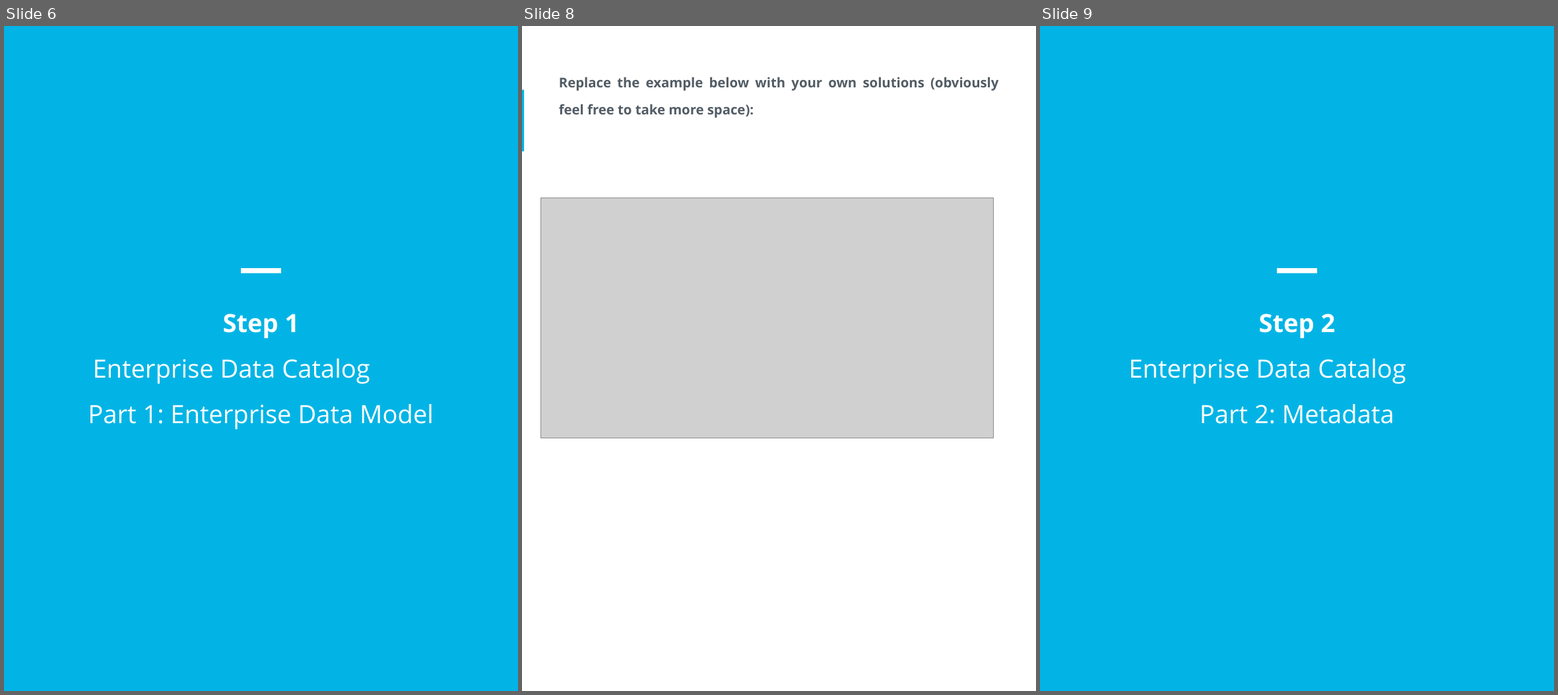
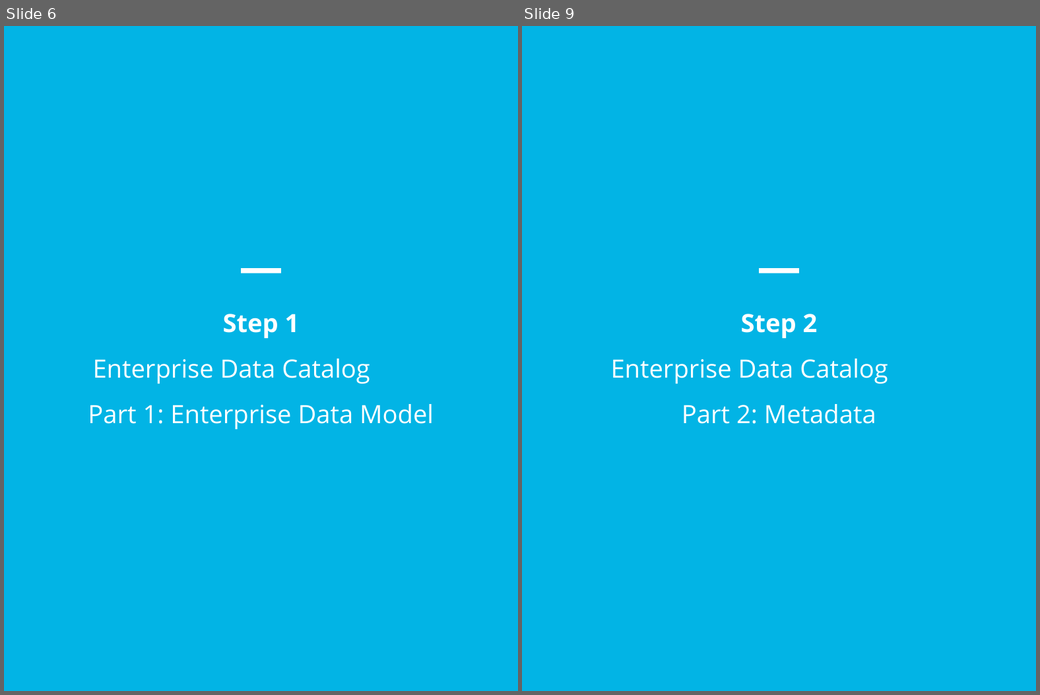
Before and after one commit to fuongcao/udacity-data-achitect, a slide deck: 4- Data Governance at SneakerPark/DataGovernanceAtSneakerPark.pptx. Shown side by side, each under a label of ours: slides 6, 8 and 9 before the commit, slides 6 and 9 after it; the slides between them are not shown. The pictures are 1558x695 and 1040x695 pixels, drawn with LibreOffice and Linux fonts; fonts in the diff are those of the drawing; grey boxes stand for pictures. Boxes give left, top, right and bottom in pixels: in the first picture for what was removed or moved away, otherwise in the second. Text is boxed around its words. In the diff, an @@ line names an element or a change of style, - is before the commit and + after.

```diff
--- a/4- Data Governance at SneakerPark/DataGovernanceAtSneakerPark.pptx
+++ b/4- Data Governance at SneakerPark/DataGovernanceAtSneakerPark.pptx
@@ slide 8 removed at [522, 26, 1036, 691], background #FFFFFF @@
@@ text removed at [559, 77, 999, 118] @@
-Replace the example below with your own solutions (obviously feel free to take more space):
@@ rectangle removed at [522, 89, 525, 151] @@
@@ picture removed at [540, 198, 993, 438] @@
```
Also in this commit, not shown: 2 slides changed, 1 slide added, 5 other files.
